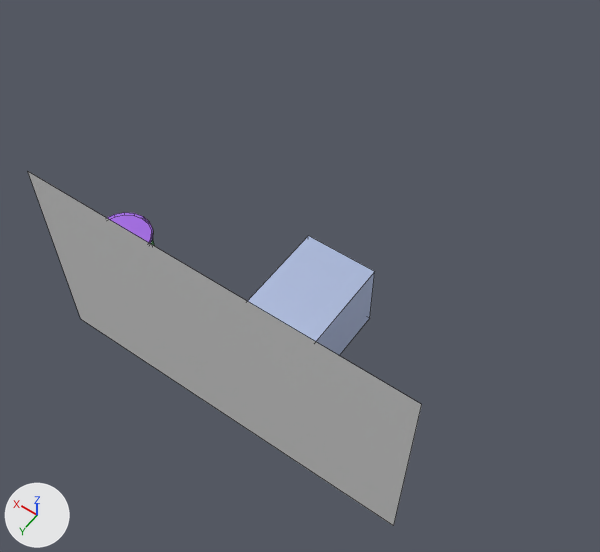
An edit to the Blender file assets/map/room_1.blend, drawn before and after from the same camera.
Before and after are seen from a 50 mm lens placed at (-3.44, 3.3, 8.53), pointed at (-0.02, -1.49, 1.01). Arrows for +X, +Y and +Z are at lower left; the lights stay in place. The first picture is the older version. Mesh edges are drawn as thin lines. Objects named as collision shapes, trigger or cutter boxes, shadow casters or lower levels of detail are left out.

Before the edit, the objects in view are built like this:
```python
me_cube_005 = bpy.data.meshes.new('Cube.005')
me_cube_005.from_pydata(...)  # a box spanning x -0.5..0.5, y -0.9..0.9, z -0.5..0.5
me_cube_005.materials.append(mat_material_001)  # blue #b7c5e7
me_plane_002 = bpy.data.meshes.new('Plane.002')
me_plane_002.from_pydata([(-2.3, -1.3, 0.0), (2.3, -1.3, 0.0), (-2.3, 1.3, 0.0), (2.3, 1.3, 0.0)], [], [(0, 1, 3, 2)])
ob_back_wall = bpy.data.objects.new('back wall', me_plane_002)
ob_back_wall.parent = ob_collider_room
ob_back_wall.matrix_parent_inverse = Matrix(((1.0, 0.0, 0.0, 0.0), (0.0, 1.0, 0.0, 1.5), (0.0, 0.0, 1.0, 0.0), (0.0, 0.0, 0.0, 1.0)))
ob_back_wall.location = (0.0, 0.0, 1.25)
ob_back_wall.rotation_euler = (1.571, 0.0, 0.0)  # degrees (90, 0, 0)
ob_cube_001 = bpy.data.objects.new('Cube.001', me_cube_005)
ob_cube_001.location = (0.0, -1.5, 0.0)
```
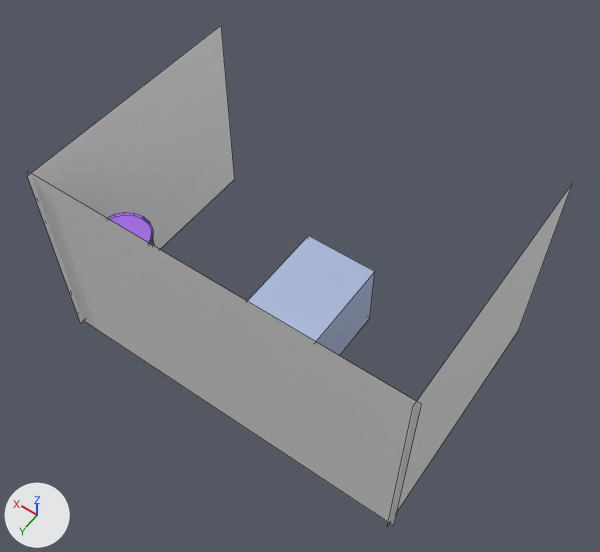
Edits to the bpy script that builds the scene:
```text
Add me_plane_004:
    me_plane_004.from_pydata([(-1.55, -1.3, 0.0), (1.55, -1.3, 0.0), (-1.55, 1.3, 0.0), (1.55, 1.3, 0.0)], [], [(0, 2, 3, 1)])
Add me_plane_003:
    me_plane_003.from_pydata([(-1.55, -1.3, 0.0), (1.55, -1.3, 0.0), (-1.55, 1.3, 0.0), (1.55, 1.3, 0.0)], [], [(0, 1, 3, 2)])
Add ob_right:
    ob_right = bpy.data.objects.new('right', me_plane_004)
    ob_right.parent = ob_collider_room
    ob_right.matrix_parent_inverse = Matrix(((1.0, 0.0, 0.0, 0.0), (0.0, 1.0, 0.0, 1.5), (0.0, 0.0, 1.0, 0.0), (0.0, 0.0, 0.0, 1.0)))
    ob_right.location = (2.25, -1.5, 1.25)
    ob_right.rotation_euler = (1.571, 0.0, -4.712)  # degrees (90, 0, -270)
Add ob_left:
    ob_left = bpy.data.objects.new('left', me_plane_003)
    ob_left.parent = ob_collider_room
    ob_left.matrix_parent_inverse = Matrix(((1.0, 0.0, 0.0, 0.0), (0.0, 1.0, 0.0, 1.5), (0.0, 0.0, 1.0, 0.0), (0.0, 0.0, 0.0, 1.0)))
    ob_left.location = (-2.25, -1.5, 1.25)
    ob_left.rotation_euler = (1.571, 0.0, 1.571)  # degrees (90, 0, 90)
```

Location of each change, (x1, y1, x2, y2) in pixels of the pictures (600 x 552 px):
'right', added
    after: (28, 25, 235, 323)
'left', added
    after: (387, 184, 572, 526)
